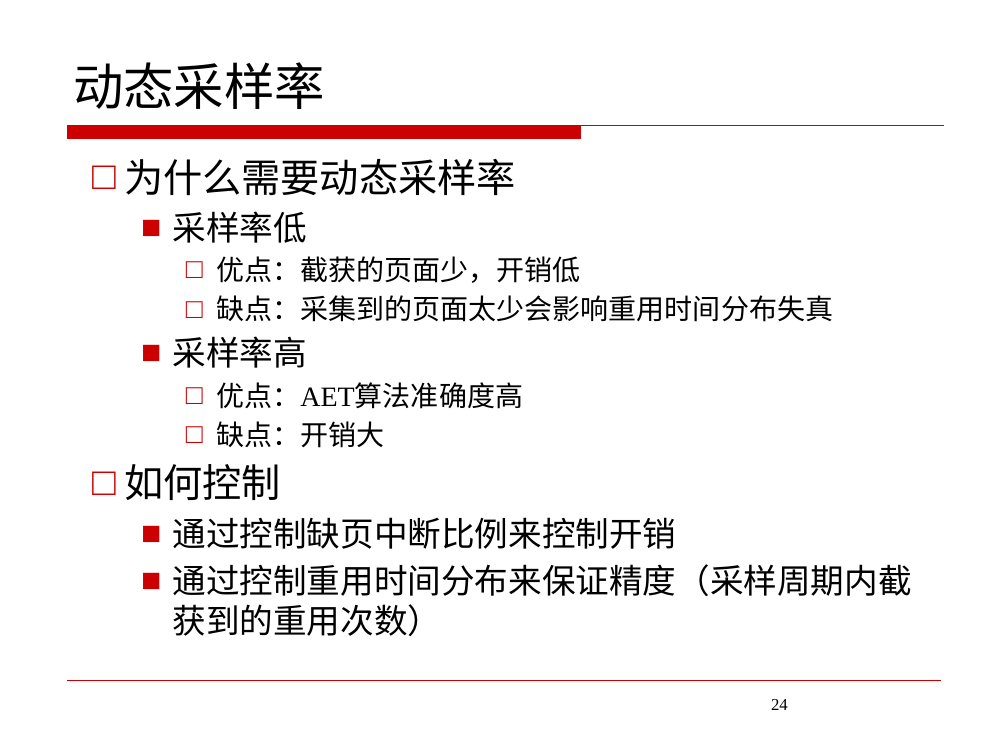
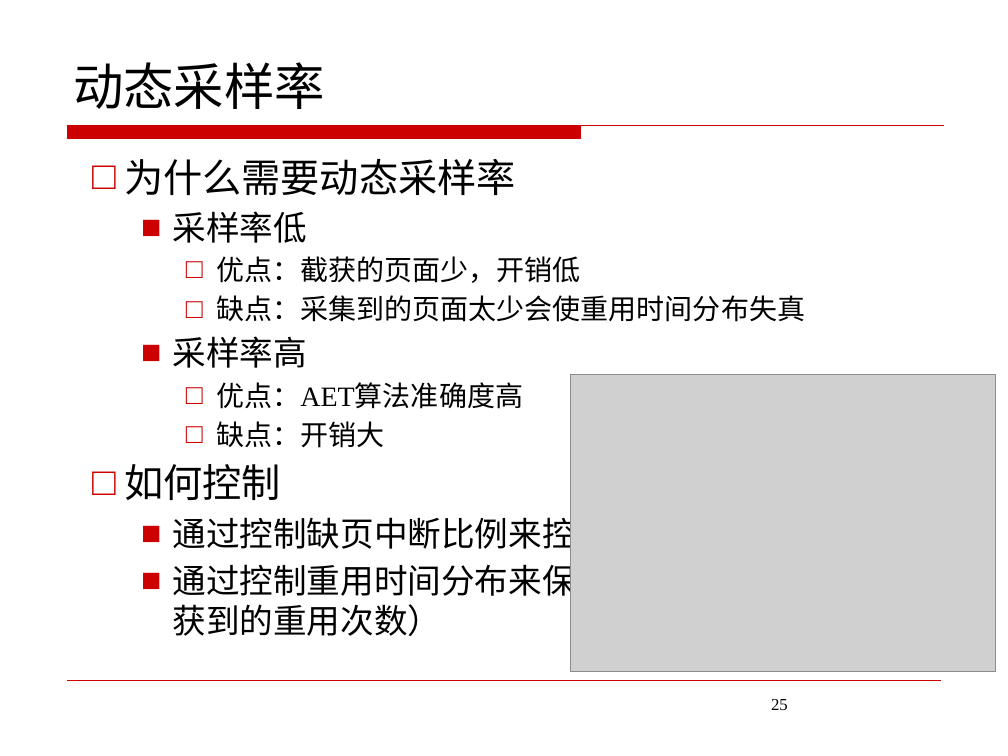
Before and after one commit to JoeHF/aet_data, a slide deck: slide 25 of 答辩/答辩ppt.pptx (slide 24 before the commit). Drawn at 1008x756 pixels with LibreOffice and Linux fonts; fonts in the diff are those of the drawing; grey boxes stand for pictures; background and template pictures are left out. Boxes give left, top, right and bottom in pixels: in the first picture for what was removed or moved away, otherwise in the second. Text is boxed around its words. In the diff, an @@ line names an element or a change of style, - is before the commit and + after.

```diff
--- a/答辩/答辩ppt.pptx
+++ b/答辩/答辩ppt.pptx
@@ text at (216,295,805,322): text changed @@
-    □ 缺点：采集到的页面太少会影响重用时间分布失真
+    □ 缺点：采集到的页面太少会使重用时间分布失真
@@ picture added at (571,375,996,672) @@
@@ page number at (771,699,788,710): text changed @@
-24
+25
```
Also in this commit, not shown: 9 other slides changed, 3 slides added, 7 slides removed, 11 other files.
